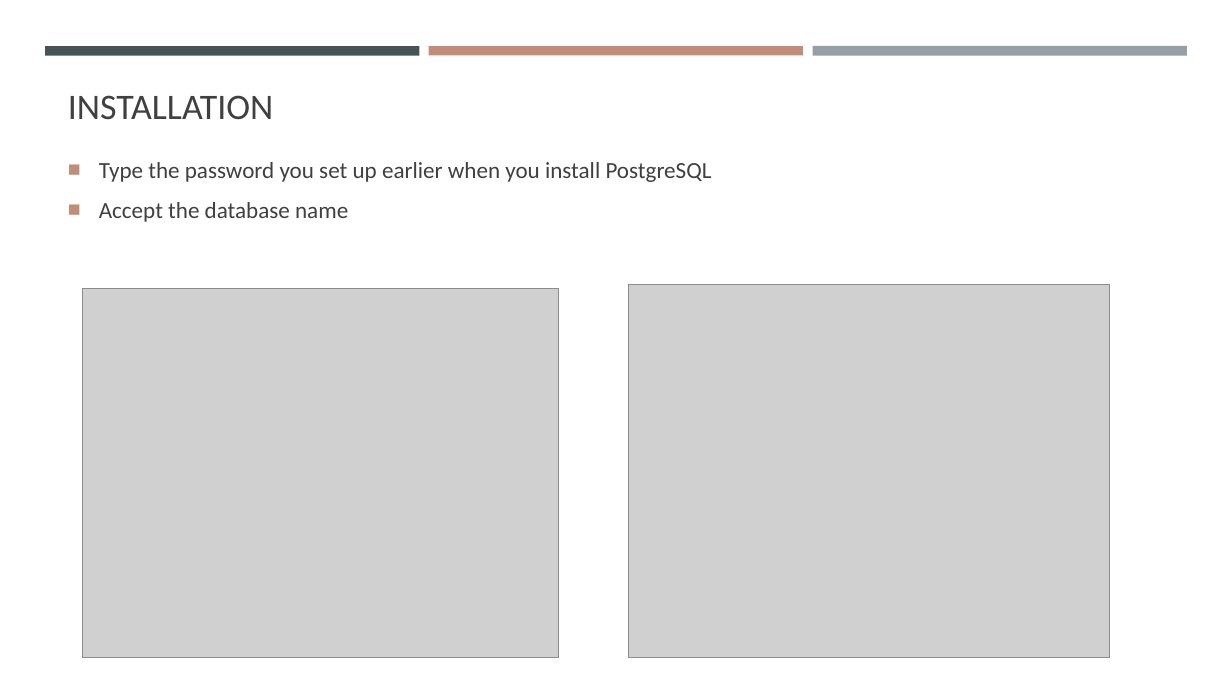
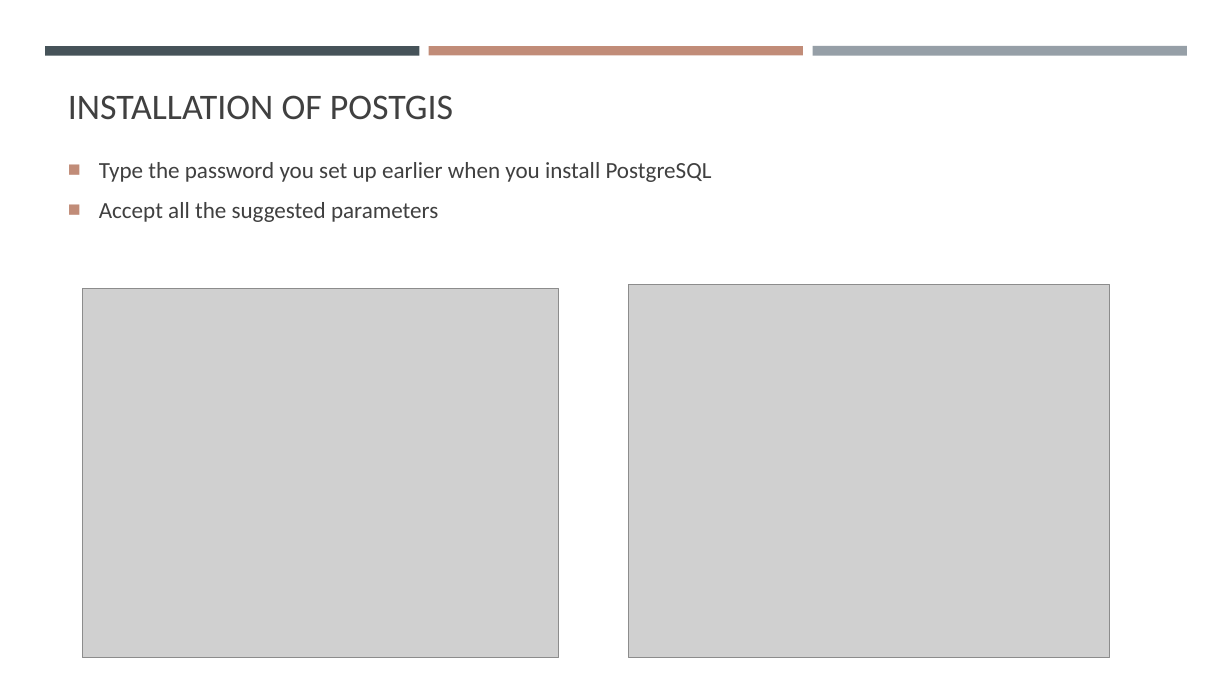
Before and after one commit to gisynw/ssj-376, a slide deck: slide 13 of docs/Lectures/Week02/Week02_SoftwareInstallation.pptx (slide 14 before the commit). Drawn at 1232x693 pixels with LibreOffice and Linux fonts; fonts in the diff are those of the drawing; grey boxes stand for pictures. Boxes give left, top, right and bottom in pixels: in the first picture for what was removed or moved away, otherwise in the second. Text is boxed around its words. In the diff, an @@ line names an element or a change of style, - is before the commit and + after.

```diff
--- a/docs/Lectures/Week02/Week02_SoftwareInstallation.pptx
+++ b/docs/Lectures/Week02/Week02_SoftwareInstallation.pptx
@@ title at (x1=68, y1=95, x2=453, y2=120): text changed @@
-INSTALLATION
+INSTALLATION OF POSTGIS
@@ text at (x1=99, y1=202, x2=438, y2=222): text changed @@
-■ Accept the database name
+■ Accept all the suggested parameters
```
Also in this commit, not shown: 5 other slides changed, 6 slides added, 3 slides removed, 1 other file.
